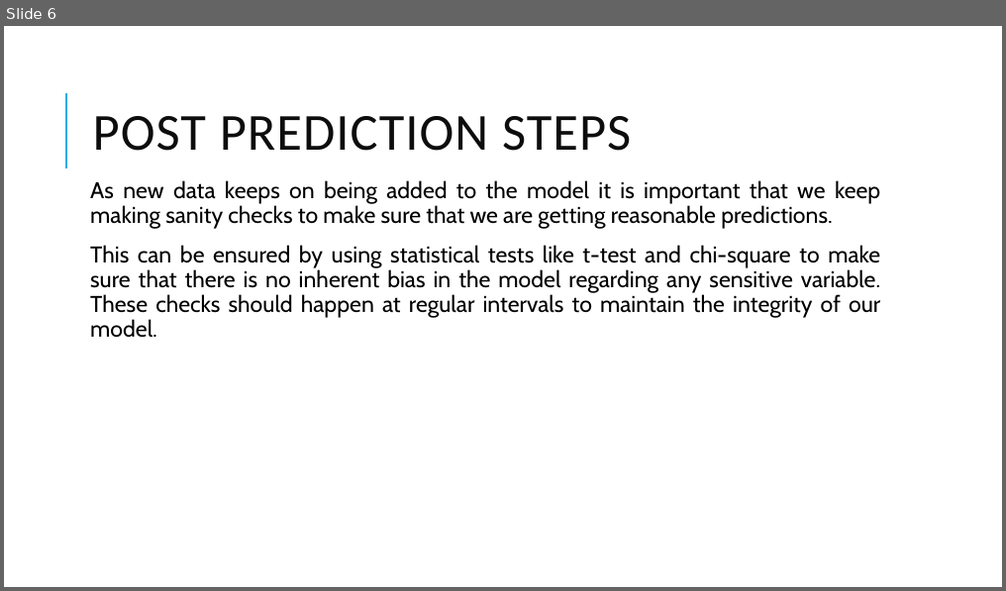
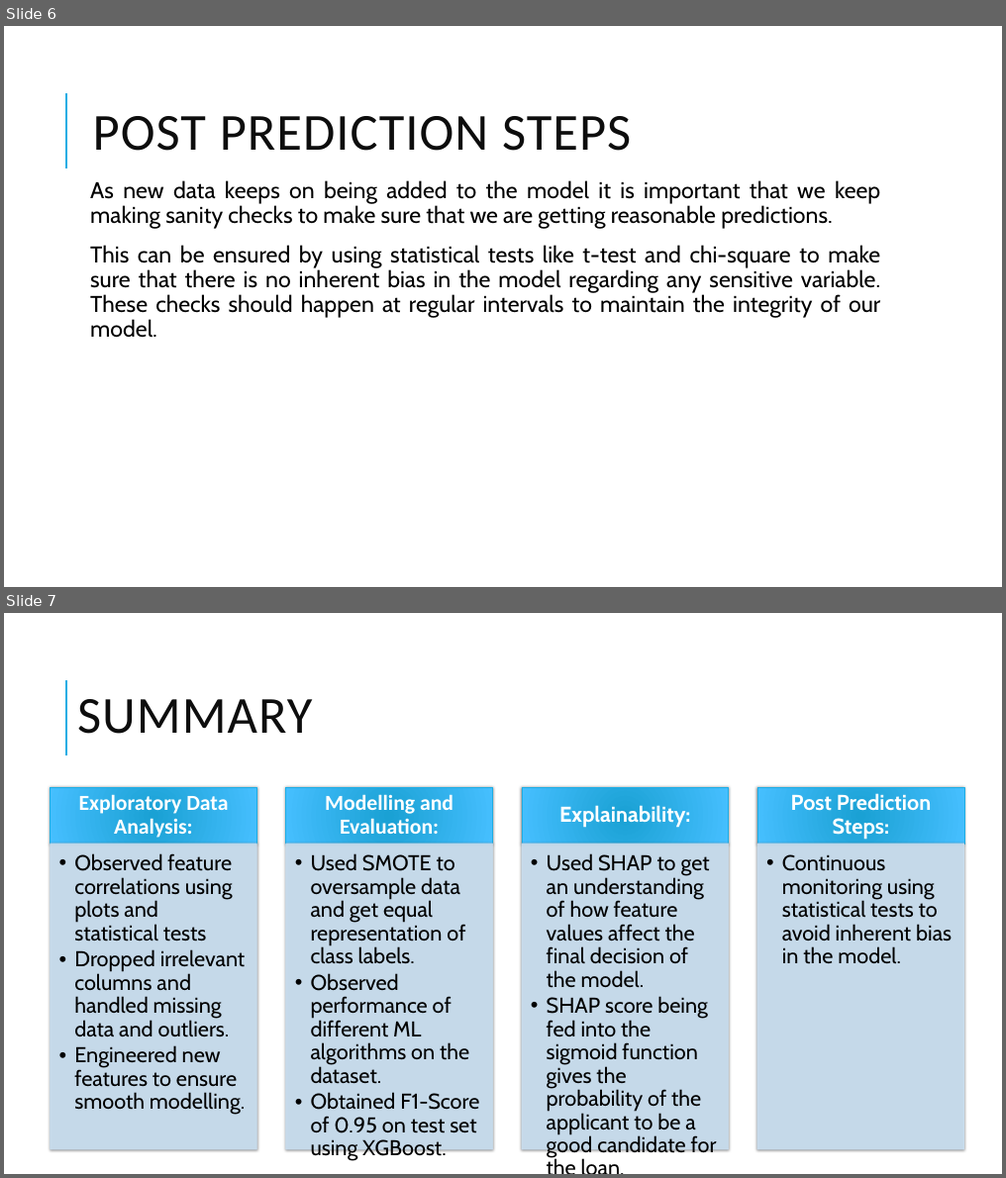
Before and after one commit to unnati026/JPMC-Case-Study, a slide deck: JPMC CCB Risk Modelling Case Study.pptx. Shown one above the other, each under a label of ours: slide 6 before the commit, slides 6 and 7 after it. The pictures are 1006x591 and 1006x1178 pixels, drawn with LibreOffice and Linux fonts; fonts in the diff are those of the drawing. Boxes give left, top, right and bottom in pixels: in the first picture for what was removed or moved away, otherwise in the second. Text is boxed around its words. In the diff, an @@ line names an element or a change of style, - is before the commit and + after.

```diff
--- a/JPMC CCB Risk Modelling Case Study.pptx
+++ b/JPMC CCB Risk Modelling Case Study.pptx
@@ slide 7 added at (4, 613, 1002, 1174), background #FFFFFF; not listed: 1 template element that a slide beside it also shows @@
@@ title added at (77, 699, 312, 734), 75 pt, text #0D0D0D @@
+SUMMARY
@@ group added at (50, 787, 964, 1161): 8 rectangles, 8 texts @@
+Exploratory Data Analysis:
+  • Observed feature correlations using plots and statistical tests
+  • Dropped irrelevant columns and handled missing data and outliers.
+  • Engineered new features to ensure smooth modelling.
+Modelling and Evaluation:
+  • Used SMOTE to oversample data and get equal representation of class labels.
+  • Observed performance of different ML algorithms on the dataset.
+  • Obtained F1-Score of 0.95 on test set using XGBoost.
+Explainability:
+  • Used SHAP to get an understanding of how feature values affect the final decision of the model.
+  • SHAP score being fed into the sigmoid function gives the probability of the applicant to be a good candidate for the loan.
+Post Prediction Steps:
+  • Continuous monitoring using statistical tests to avoid inherent bias in the model.
```
Also in this commit, not shown: 1 slide changed, 1 other slide added, 1 slide removed, 1 other file.
